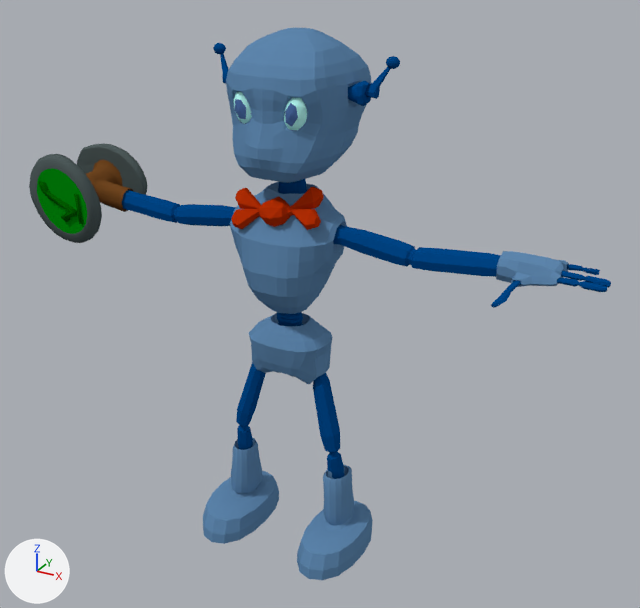
Renders of the Blender file Blender Assets/Models/Rusty/Rusty1_Done.Blend from each side of a commit.
Both versions are drawn from a camera (50 mm lens) standing at (2.81, -4.72, 4.19) and looking at (0.17, 0.07, 1.79). The axes (+X, +Y, +Z) are drawn at lower left. The lights are the same throughout.

The older version as bpy lines, for what is in view:
```python
me_cube = bpy.data.meshes.new('Cube')
me_cube.from_pydata(...)  # 3006 vertices, 3006 faces; spans x -5.8..7.3, y -2.3..2.1, z 0.1..23.1
# faces by material slot: [1719, 1287]
me_cube.materials.append(mat_metal)  # blue #5e86ad
me_cube.materials.append(mat_joints)  # blue #004688
me_cube_001 = bpy.data.meshes.new('Cube.001')
me_cube_001.from_pydata(...)  # 466 vertices, 413 faces; spans x -1.68..1.6, y -0.8..0.83, z -0.71..0.71
# faces by material slot: [3, 2, 192, 158, 21, 37]
me_cube_001.materials.append(mat_approved)  # green #00940d
me_cube_001.materials.append(mat_disapproved)  # red #860002
me_cube_001.materials.append(mat_metalhammer)  # dark grey #515d5d
me_cube_001.materials.append(mat_wood_dark)  # brown #744822
me_cube_001.materials.append(mat_checkmark)  # dark green #036800
me_cube_001.materials.append(mat_xmark)  # red #9c0004
me_cube_002 = bpy.data.meshes.new('Cube.002')
me_cube_002.from_pydata(...)  # 106 vertices, 104 faces; spans x -3.78..3.78, y -1.49..1.36, z -1.46..1.95
me_cube_002.materials.append(mat_tie)  # orange #bb3004
ob_bowtie = bpy.data.objects.new('BowTie', me_cube_002)
ob_bowtie.location = (0.005, -0.192, 2.49)
ob_bowtie.rotation_euler = (-0.604, -0.137, 0.0566)  # degrees (-35, -7.8, 3.2)
ob_bowtie.scale = (0.0816, 0.0526, 0.0816)
ob_hammer = bpy.data.objects.new('Hammer', me_cube_001)
ob_hammer.location = (-1.649, -0.057, 2.368)
ob_hammer.rotation_euler = (0.109, 0.059, -0.0489)  # degrees (6.2, 3.4, -2.8)
ob_hammer.scale = (0.214, 0.371, 0.467)
ob_rusty = bpy.data.objects.new('Rusty', me_cube)
ob_rusty.location = (0.0, 0.0, -0.016)
ob_rusty.scale = (0.28, 0.228, 0.155)
```
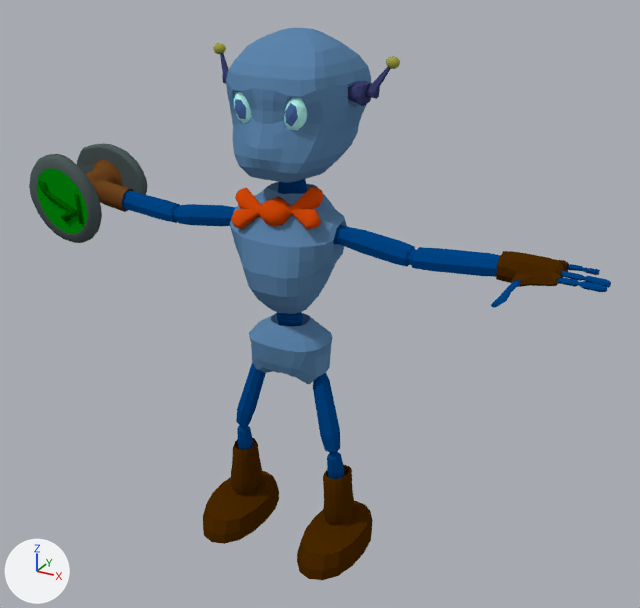
What differs and where, as boxes (x1, y1, x2, y2) in the pictures (640 x 608 px):
part 1 of me_cube, recoloured (blue to brown): (203, 251, 569, 580) in both
part 2 of me_cube, recoloured (blue to yellow): (213, 43, 400, 69) in both
part 3 of me_cube, recoloured: (220, 53, 391, 106) in both

What the commit changed:
Material 'Ears' (mat_ears) is new.
Its base color is (0.0423, 0.0489, 0.147) (dark blue #3a3e6b).
Material 'Glove/Boot Colour' (mat_glove_boot_colour) is new.
Its base color is (0.07, 0.0227, 0.0) (brown #4b2a00).
Material 'EarTips' (mat_eartips) is new.
Its base color is (0.372, 0.376, 0.0636) (yellow #a4a547).
me_cube is used by ob_rusty; location (0.0, 0.0, -0.016); scale (0.28, 0.228, 0.155).
me_cube had 3006 vertices, 3006 faces and spanned x -5.8..7.3, y -2.3..2.1, z 0.1..23.1.
me_cube now has 3008 vertices, 3007 faces and spans x -5.8..7.3, y -2.3..2.1, z 0.1..23.1.
me_cube part 1: 632 faces spanning x -2.2..6.4, y -2.3..1.1, z 0.1..15.8 switch from mat_metal (blue #5e86ad) to mat_glove_boot_colour (brown #4b2a00).
me_cube part 2: 324 faces spanning x -2.3..2.3, y 0.5..0.8, z 21.8..22.3 switch from mat_joints (blue #004688) to mat_eartips (yellow #a4a547).
me_cube part 3: 118 faces spanning x -2.2..2.2, y 0.1..0.7, z 20.4..22.0 switch from mat_joints (blue #004688) to mat_ears (dark blue #3a3e6b).
